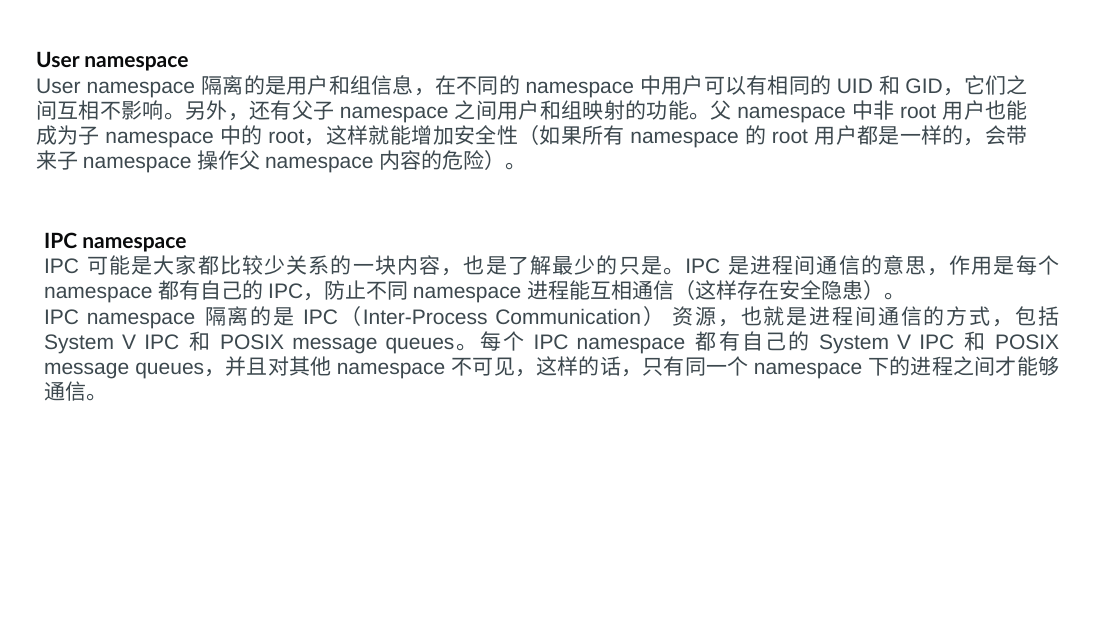
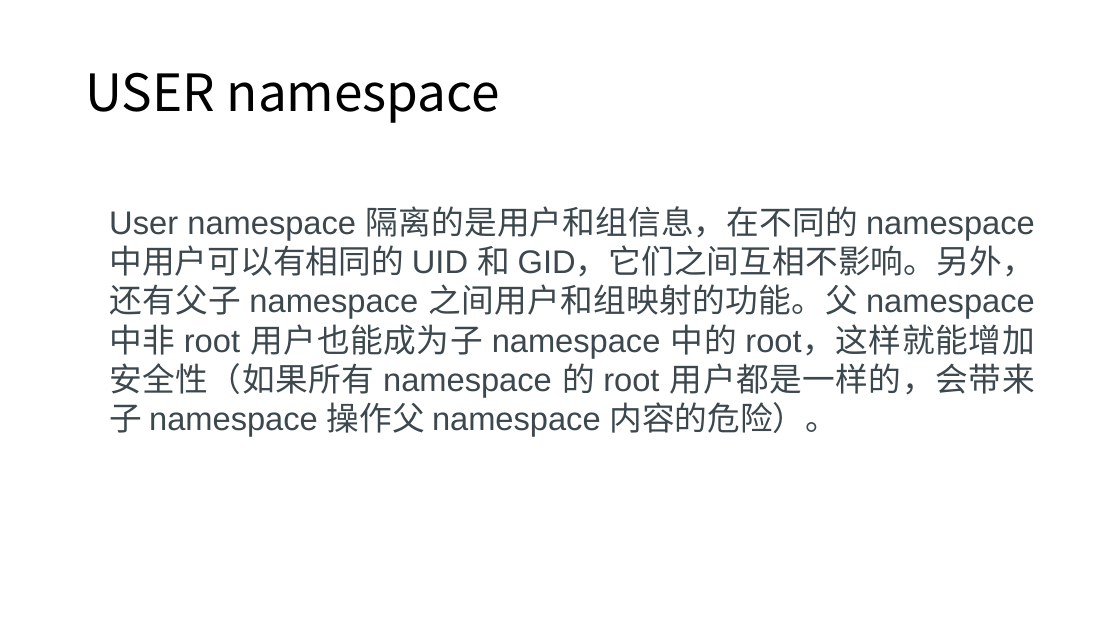
Before and after one commit to axzxs2001/Asp.NetCoreExperiment, a slide deck: slide 11 of Asp.NetCoreExperiment/kubernetes/kubernetes.pptx (slide 9 before the commit). Drawn at 1120x630 pixels with LibreOffice and Linux fonts; fonts in the diff are those of the drawing; background and template pictures are left out. Boxes give left, top, right and bottom in pixels: in the first picture for what was removed or moved away, otherwise in the second. Text is boxed around its words. In the diff, an @@ line names an element or a change of style, - is before the commit and + after.

```diff
--- a/Asp.NetCoreExperiment/kubernetes/kubernetes.pptx
+++ b/Asp.NetCoreExperiment/kubernetes/kubernetes.pptx
@@ text at (36, 51, 188, 71): paragraph removed @@
-User namespace
@@ title added at (85, 72, 500, 123), 44 pt, text #000000 @@
+USER namespace
@@ text "User namespace 隔离的是用户和组信息，在不同的 namespace 中用户可以有相同的 ...": place and size @@
-text "User namespace 隔离的是用户和组信息，在不同的 namespace 中用户可以有相同的 ..." at (36, 51, 1028, 173)
+text "User namespace 隔离的是用户和组信息，在不同的 namespace 中用户可以有相同的 ..." at (109, 206, 1035, 436)
@@ text "User namespace 隔离的是用户和组信息，在不同的 namespace 中用户可以有相同的 ..." at (109, 206, 1035, 436): size 18 to 28 pt @@
@@ text removed at (44, 232, 1060, 401) @@
-IPC namespace
-IPC 可能是大家都比较少关系的一块内容，也是了解最少的只是。IPC 是进程间通信的意思，作用是每个 namespace 都有自己的 IPC，防止不同 namespace 进程能互相通信（这样存在安全隐患）。
-IPC namespace 隔离的是 IPC（Inter-Process Communication） 资源，也就是进程间通信的方式，包括 System V IPC 和 POSIX message queues。每个 IPC namespace 都有自己的 System V IPC 和 POSIX message queues，并且对其他 namespace 不可见，这样的话，只有同一个 namespace 下的进程之间才能够通信。
```
Also in this commit, not shown: 12 other slides changed, 4 slides added, 1 slide removed.
